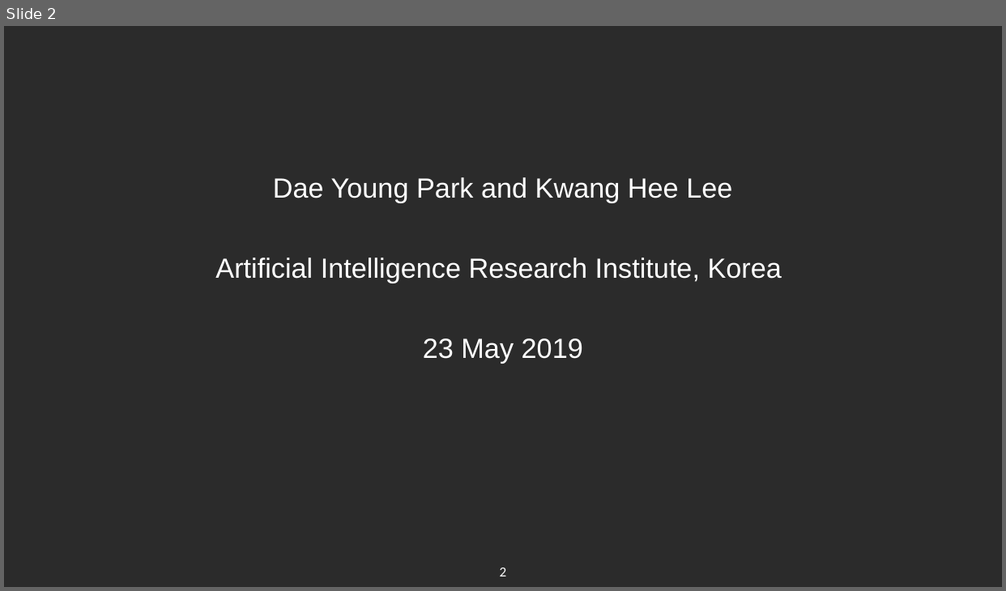
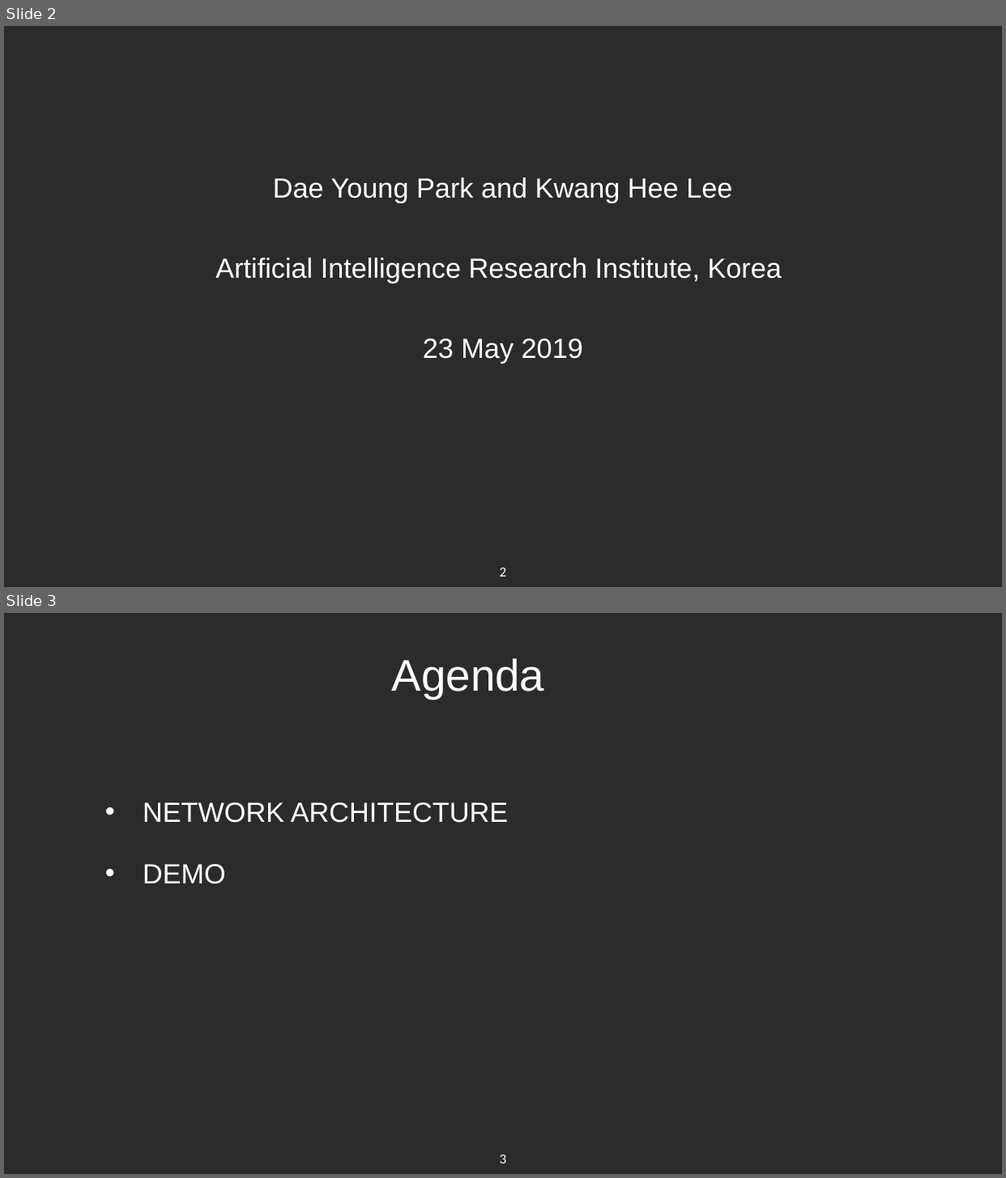
Before and after one commit to lev1khachatryan/ASDS_CV, a slide deck: FinalProject_SANet/demo/presentation.pptx. Shown one above the other, each under a label of ours: slide 2 before the commit, slides 2 and 3 after it. The pictures are 1006x591 and 1006x1178 pixels, drawn with LibreOffice and Linux fonts; fonts in the diff are those of the drawing; background and template pictures are left out; a plain dark background stands for a picture behind light text. Boxes give left, top, right and bottom in pixels: in the first picture for what was removed or moved away, otherwise in the second. Text is boxed around its words. In the diff, an @@ line names an element or a change of style, - is before the commit and + after.

```diff
--- a/FinalProject_SANet/demo/presentation.pptx
+++ b/FinalProject_SANet/demo/presentation.pptx
@@ slide 3 added at bbox=[4, 613, 1002, 1174], background picture (left out) @@
@@ text added at bbox=[392, 658, 545, 699], 32 pt, text #FFFFFF @@
+Agenda
@@ text added at bbox=[143, 803, 508, 884], 20 pt, text #FFFFFF @@
+• NETWORK ARCHITECTURE
+• DEMO
@@ page number added at bbox=[500, 1155, 507, 1164], 10 pt, text #FFFFFF @@
+3
```
Also in this commit, not shown: 1 slide changed.
